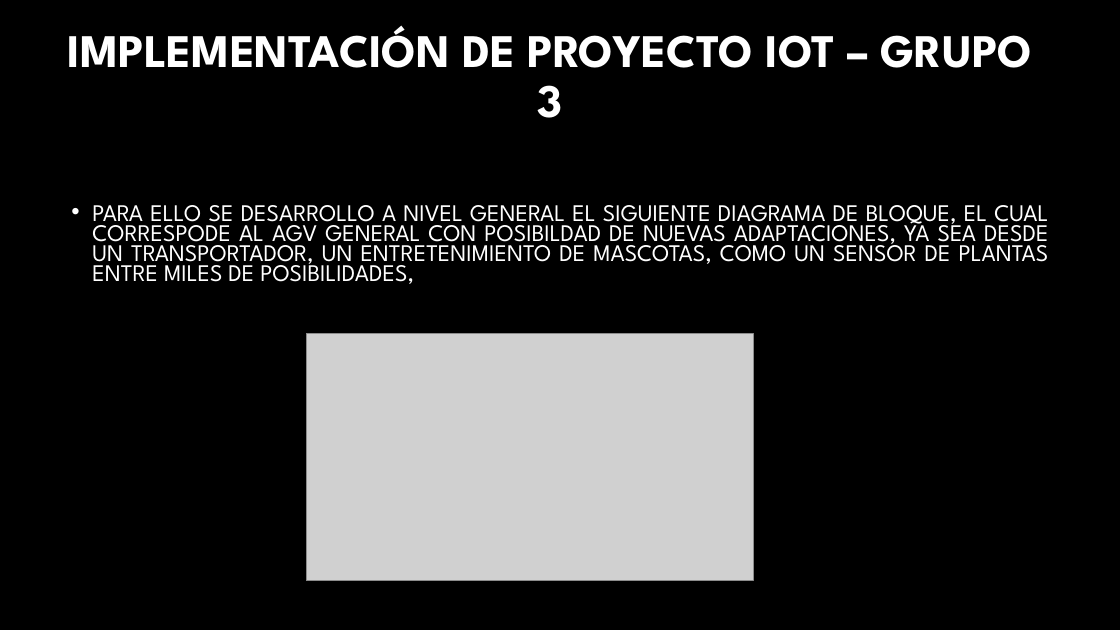
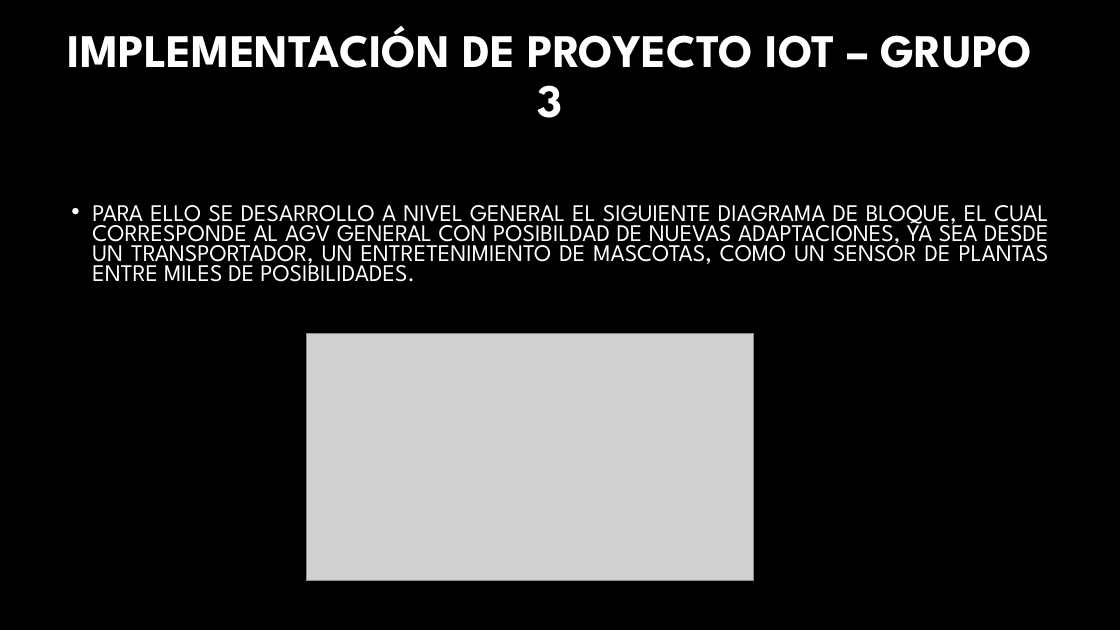
Before and after one commit to ISPC-TST-Electronica-Microcontrolada/Grupo3, a slide deck: slide 4 of PROYECTO AUTO/MATERIAL AULICO/Implementacion de proyecto Iot – grupo 3.pptx. Drawn at 1120x630 pixels with LibreOffice and Linux fonts; fonts in the diff are those of the drawing; grey boxes stand for pictures; background and template pictures are left out. Boxes give left, top, right and bottom in pixels: in the first picture for what was removed or moved away, otherwise in the second. Text is boxed around its words. In the diff, an @@ line names an element or a change of style, - is before the commit and + after.

```diff
--- a/PROYECTO AUTO/MATERIAL AULICO/Implementacion de proyecto Iot – grupo 3.pptx
+++ b/PROYECTO AUTO/MATERIAL AULICO/Implementacion de proyecto Iot – grupo 3.pptx
@@ text at <box>92,205,1049,282</box>: text changed @@
-• PARA ELLO SE DESARROLLO A NIVEL GENERAL EL SIGUIENTE DIAGRAMA DE BLOQUE, EL CUAL CORRESPODE AL AGV GENERAL CON POSIBILDAD DE NUEVAS ADAPTACIONES, YA SEA DESDE UN TRANSPORTADOR, UN ENTRETENIMIENTO DE MASCOTAS, COMO UN SENSOR DE PLANTAS ENTRE MILES DE POSIBILIDADES,
+• PARA ELLO SE DESARROLLO A NIVEL GENERAL EL SIGUIENTE DIAGRAMA DE BLOQUE, EL CUAL CORRESPONDE AL AGV GENERAL CON POSIBILDAD DE NUEVAS ADAPTACIONES, YA SEA DESDE UN TRANSPORTADOR, UN ENTRETENIMIENTO DE MASCOTAS, COMO UN SENSOR DE PLANTAS ENTRE MILES DE POSIBILIDADES.
```
Also in this commit, not shown: 4 other slides changed.
